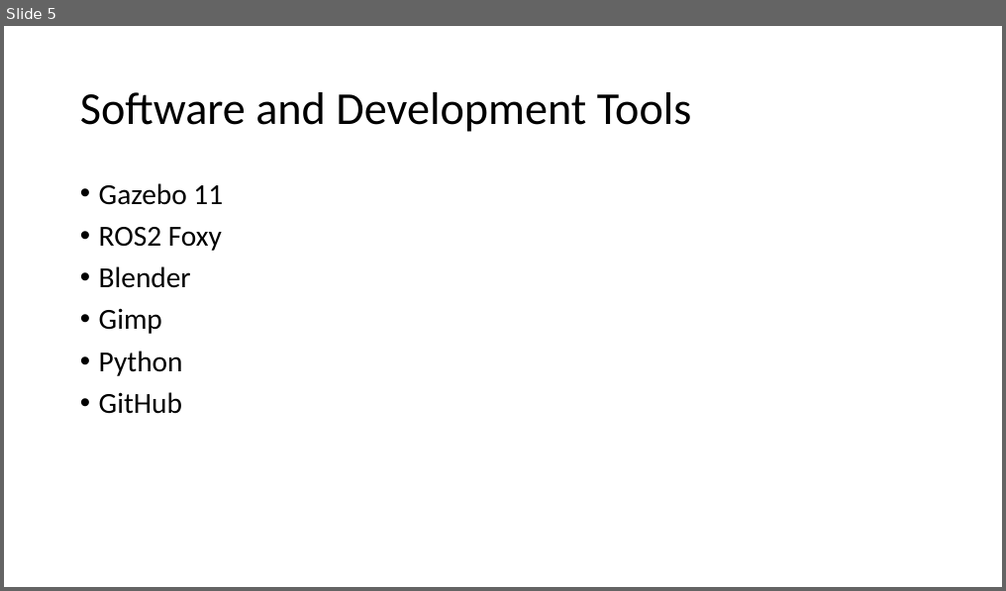
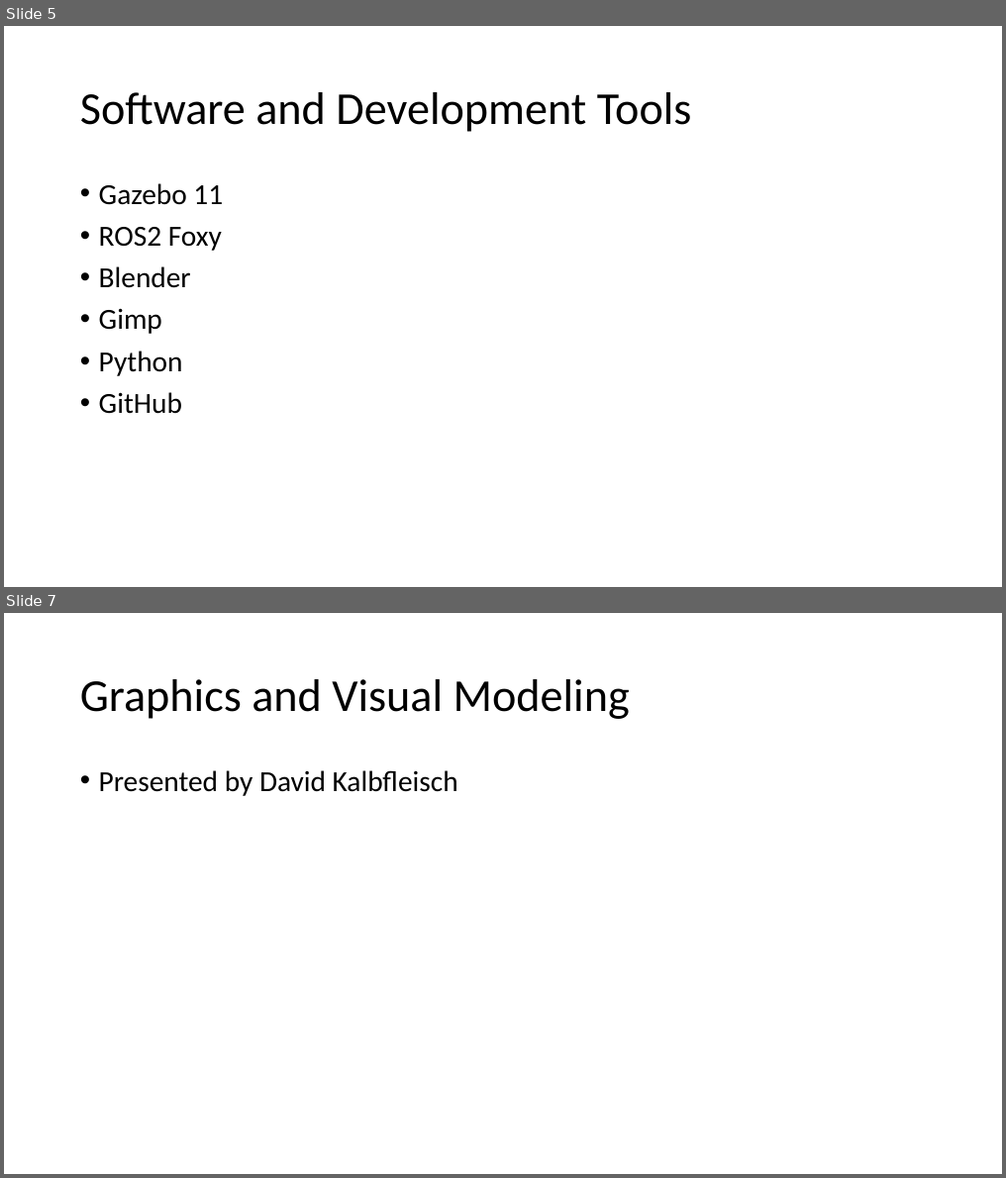
Before and after one commit to brb591/bumper-cars, a slide deck: Final-Presentation.pptx. Shown one above the other, each under a label of ours: slide 5 before the commit, slides 5 and 7 after it; the slides between them are not shown. The pictures are 1006x591 and 1006x1178 pixels, drawn with LibreOffice and Linux fonts; fonts in the diff are those of the drawing. Boxes give left, top, right and bottom in pixels: in the first picture for what was removed or moved away, otherwise in the second. Text is boxed around its words. In the diff, an @@ line names an element or a change of style, - is before the commit and + after.

```diff
--- a/Final-Presentation.pptx
+++ b/Final-Presentation.pptx
@@ slide 7 added at bbox=[4, 613, 1002, 1174], background #FFFFFF @@
@@ title added at bbox=[80, 679, 630, 719], 44 pt, text #000000 @@
+Graphics and Visual Modeling
@@ text added at bbox=[99, 770, 458, 796], 28 pt, text #000000 @@
+• Presented by David Kalbfleisch
```
Also in this commit, not shown: 3 other slides added.
